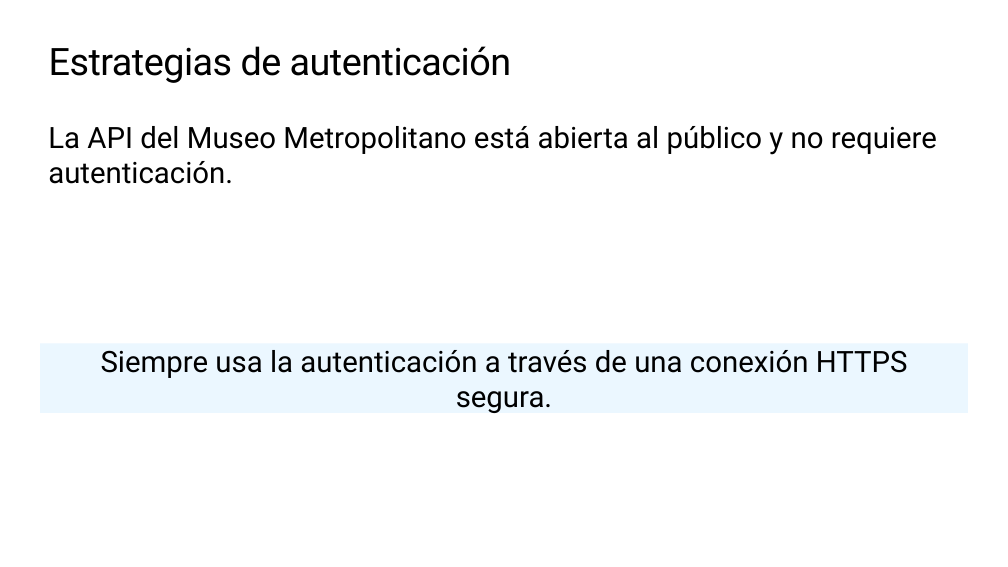
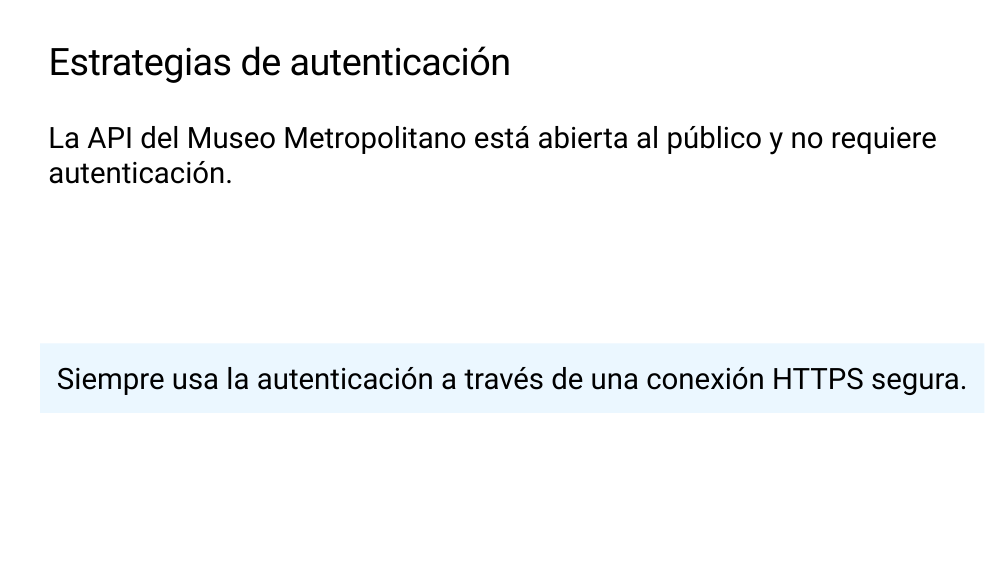
Before and after one commit to microsoft/workshop-library, a slide deck: slide 15 of short/explore-art-rest-api/translations/es/slides.es.pptx. Drawn at 1008x567 pixels with LibreOffice and Linux fonts; fonts in the diff are those of the drawing; background and template pictures are left out. Boxes give left, top, right and bottom in pixels: in the first picture for what was removed or moved away, otherwise in the second. Text is boxed around its words. In the diff, an @@ line names an element or a change of style, - is before the commit and + after.

```diff
--- a/short/explore-art-rest-api/translations/es/slides.es.pptx
+++ b/short/explore-art-rest-api/translations/es/slides.es.pptx
@@ rectangle "Siempre usa la autenticación a ...": place and size @@
-rectangle "Siempre usa la autenticación a ..." at bbox=[40, 343, 968, 413]
+rectangle "Siempre usa la autenticación a ..." at bbox=[40, 343, 985, 413]
```
Also in this commit, not shown: 14 other slides changed, 2 other files.
